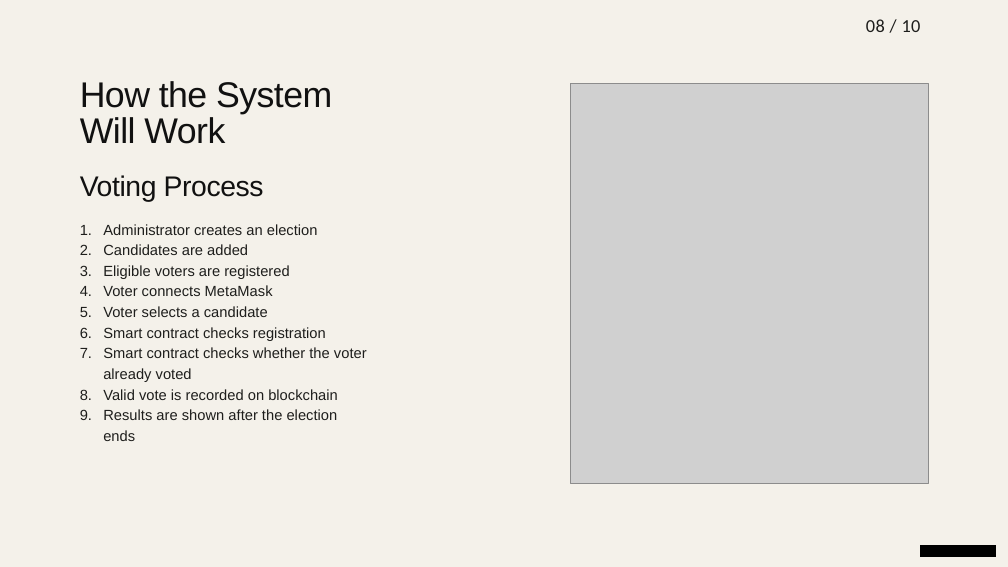
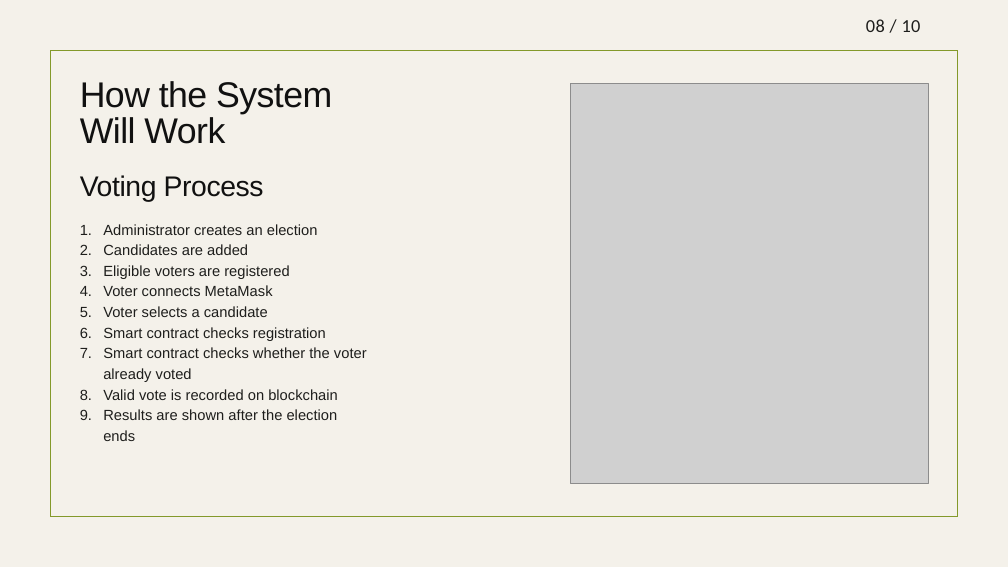
Before and after one commit to Sharaiz333/Blockchain-project_E-Voting-System, a slide deck: slide 8 of Documentation/Blockchain-Based-Voting-System.pptx. Drawn at 1008x567 pixels with LibreOffice and Linux fonts; fonts in the diff are those of the drawing; grey boxes stand for pictures; background and template pictures are left out. Boxes give left, top, right and bottom in pixels: in the first picture for what was removed or moved away, otherwise in the second. Text is boxed around its words. In the diff, an @@ line names an element or a change of style, - is before the commit and + after.

```diff
--- a/Documentation/Blockchain-Based-Voting-System.pptx
+++ b/Documentation/Blockchain-Based-Voting-System.pptx
@@ rectangle added at [50,51,957,517], outline #83992A 1.25 pt @@
@@ rectangle removed at [921,545,996,557] @@
```
Also in this commit, not shown: 9 other slides changed, 1 slide added.
